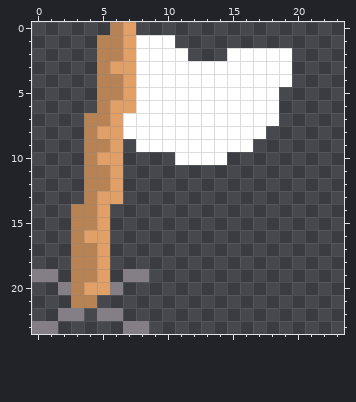
One commit to this pixel-art sprite: Assets/Sprites/Indicators/Rally Point Sprite.png. That is the earlier state.
The file is 24x24 pixels.
After the commit:
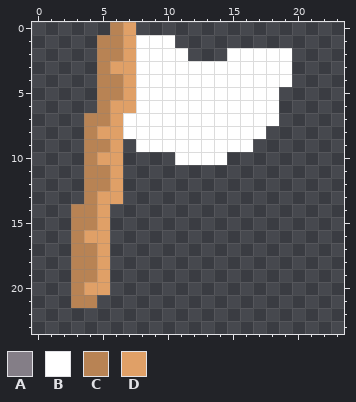
Palette (. is transparent): A #847e87  B #ffffff  C #b88354  D #e0a067
Commit message: Further polish of Rally Point Sprite art and offset
From old to new:
The edit erases colour A in row 19 at x 0 to 1 and 7 to 8; in row 20 at x 2 and 6; in row 22 at x 2 to 3 and 5 to 6; in row 23 at x 0 to 1 and 7 to 8.
Boxes around the changes in both pictures, in picture pixels (x1, y1, x2, y2):
erased: (32, 269, 149, 334)
